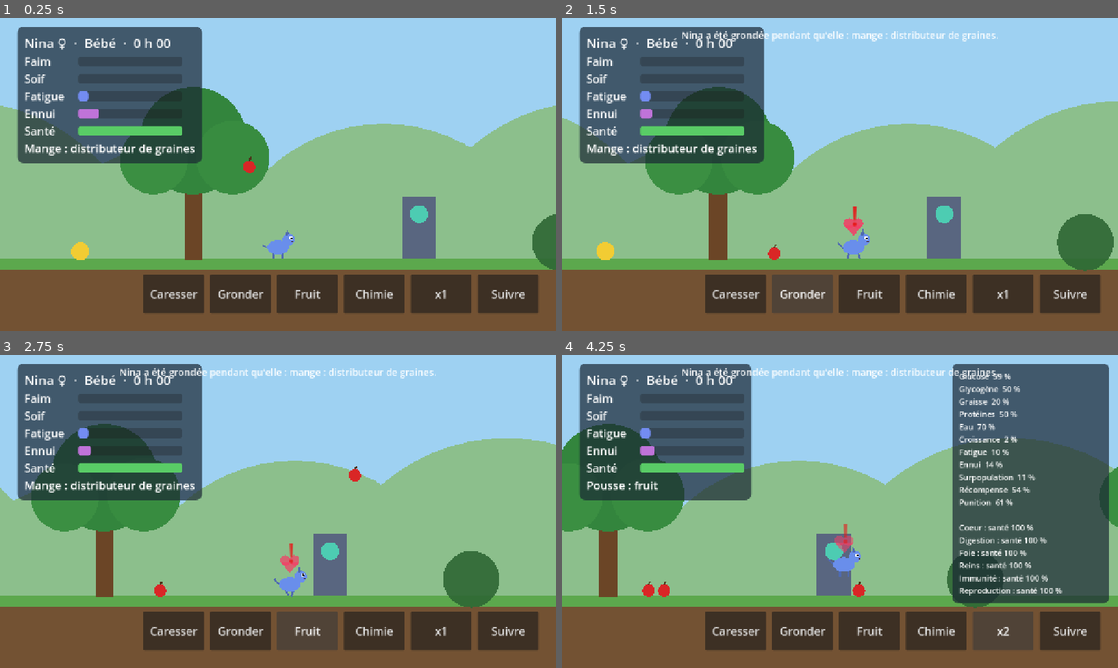
Above: before the commit, frames 1-4 (two rows, left to right).
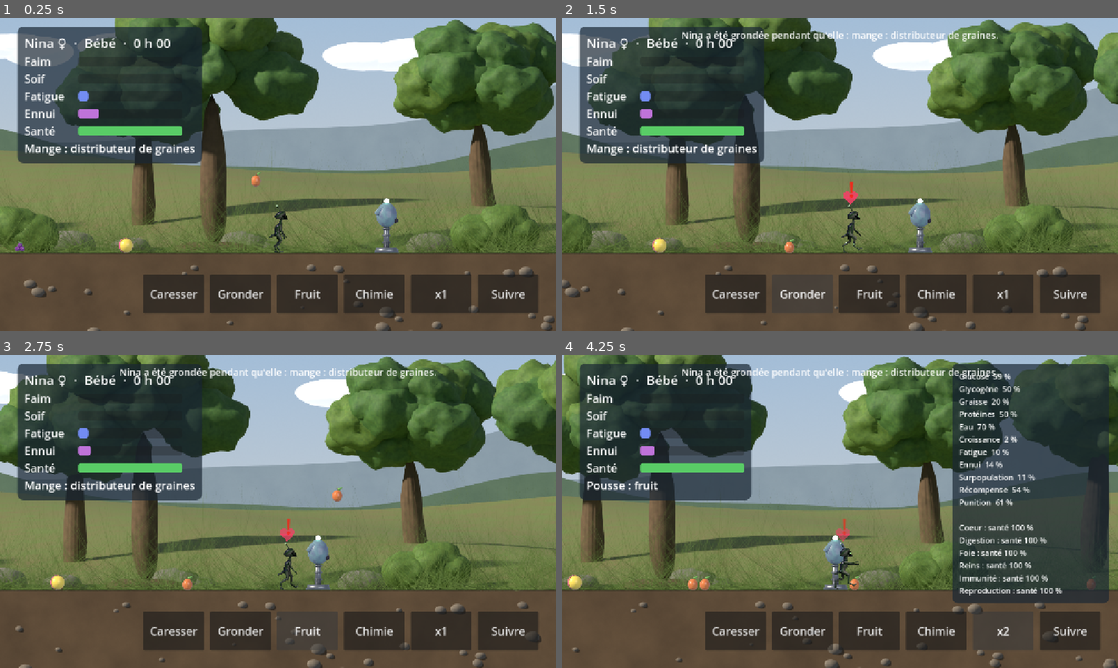
Above: after the commit, the same moments.

Repository: Ankool29/crealife
Game: Godot game, scene res://scenes/main.tscn
Two runs of this game, one before a commit and one after it. Both use one fixed random seed, a clock stepped at 60 frames per second and the inputs below.
Inputs:
- Up to frame 1 (0.25 s): no input
- Up to frame 2 (1.5 s): click "Caresser" at 0.5 s; click "Gronder" at 1.25 s
- Up to frame 3 (2.75 s): click "Fruit" at 2 s
- Up to frame 4 (4.25 s): click "Chimie" at 2.75 s; click "x1" at 3.5 s

The runs differ from the first frame. In frame 1, 78% of the frame differs, in the area x 0-100%, y 0-100%; in frame 2, 78%; in frame 3, 78%; in frame 4, 66%.

Commit message:
Phase 2 (graphismes) : sprites 3D animés, objets et décor en couches
- Créature bipède rendue en 22 images (repos, marche, manger, pousser,
  frapper, prendre, examiner, parler, dormir, mort) ; teinte génétique
  appliquée par un shader.
- Objets rendus en 3D : fruit, graine, baies, balle, pierre,
  distributeur allumé ou éteint.
- Décor du monde entier en deux couches avec parallaxe : ciel, nuages
  et collines au loin ; sol, herbe, arbres et buissons au premier plan.
- Scripts Blender corrigés pour tenir en mémoire (pas de modificateur
  de subdivision par objet).

Co-Authored-By: Claude Opus 5.5 <noreply@anthropic.com>
Claude-Session: https://claude.ai/code/session_01MAppfGnRnr8qw2kENJWVLu

Diff:
--- /dev/null
+++ b/assets/creature/creature.json
@@ -0,0 +1,51 @@
+{
+	"size": 240,
+	"px_per_unit": 126.31579105873851,
+	"anchor": [
+		113.68421035295049,
+		228.63158211747702
+	],
+	"animations": {
+		"repos": [
+			"repos_0.png",
+			"repos_1.png"
+		],
+		"marche": [
+			"marche_0.png",
+			"marche_1.png",
+			"marche_2.png",
+			"marche_3.png",
+			"marche_4.png",
+			"marche_5.png",
+			"marche_6.png",
+			"marche_7.png"
+		],
+		"manger": [
+			"manger_0.png",
+			"manger_1.png"
+		],
+		"pousser": [
+			"pousser_0.png",
+			"pousser_1.png"
+		],
+		"frapper": [
+			"frapper_0.png",
+			"frapper_1.png"
+		],
+		"prendre": [
+			"prendre_0.png"
+		],
+		"examiner": [
+			"examiner_0.png"
+		],
+		"parler": [
+			"parler_0.png"
+		],
+		"dormir": [
+			"dormir_0.png"
+		],
+		"mort": [
+			"mort_0.png"
+		]
+	}
+}
--- /dev/null
+++ b/assets/objects/objects.json
@@ -0,0 +1,58 @@
+{
+	"fruit": {
+		"size": 128,
+		"anchor": [
+			64,
+			115.2
+		],
+		"scale": 0.5
+	},
+	"graine": {
+		"size": 96,
+		"anchor": [
+			48,
+			86.4
+		],
+		"scale": 0.5
+	},
+	"baie": {
+		"size": 96,
+		"anchor": [
+			48,
+			86.4
+		],
+		"scale": 0.5
+	},
+	"balle": {
+		"size": 128,
+		"anchor": [
+			64,
+			115.2
+		],
+		"scale": 0.5
+	},
+	"pierre": {
+		"size": 128,
+		"anchor": [
+			64,
+			115.2
+		],
+		"scale": 0.5
+	},
+	"distributeur_on": {
+		"size": 320,
+		"anchor": [
+			160,
+			288.0
+		],
+		"scale": 0.5
+	},
+	"distributeur_off": {
+		"size": 320,
+		"anchor": [
+			160,
+			288.0
+		],
+		"scale": 0.5
+	}
+}
--- a/src/main.gd
+++ b/src/main.gd
@@ -32,16 +32,19 @@
 
 	creature_view = CreatureView.new()
 	creature_view.creature = _creature()
+	creature_view.z_index = 1
 	add_child(creature_view)
 
 	camera = Camera2D.new()
-	camera.position = Vector2(_creature().x, -150.0)
-	camera.zoom = Vector2(1.3, 1.3)
+	camera.position = Vector2(_creature().x, -180.0)
+	camera.zoom = Vector2(1.0, 1.0)
 	camera.limit_left = 0
 	camera.limit_right = int(world.width)
 	camera.limit_bottom = 200
+	camera.limit_top = -560
 	add_child(camera)
 	camera.make_current()
+	world_view.camera = camera
 
 	hud = Hud.new()
 	add_child(hud)
--- a/src/sim/creature_sim.gd
+++ b/src/sim/creature_sim.gd
@@ -89,6 +89,11 @@
 
 func get_verb() -> int:
 	return brain.verb
+
+
+## Vrai pendant le court instant qui suit une action sur un objet (animation).
+func is_acting() -> bool:
+	return alive and _done and brain.verb != Verb.DORMIR
 
 
 func is_asleep() -> bool:
--- a/src/view/creature_view.gd
+++ b/src/view/creature_view.gd
@@ -1,28 +1,68 @@
 class_name CreatureView
 extends Node2D
-## Dessine une créature à partir de son état de simulation (formes procédurales,
-## aucune image nécessaire pour l'instant).
+## Affiche une créature avec les sprites rendus en 3D : l'animation suit le
+## verbe en cours, la teinte vient du gène d'apparence.
 
 const Verb = Brain.Verb
+const WALK_FPS := 10.0
+const ACTION_ANIM := {
+	Verb.MANGER: "manger", Verb.POUSSER: "pousser", Verb.TIRER: "pousser",
+	Verb.FRAPPER: "frapper", Verb.PRENDRE: "prendre", Verb.LACHER: "prendre",
+	Verb.EXAMINER: "examiner", Verb.PARLER: "parler",
+}
 
-var creature: CreatureSim
+var creature: CreatureSim:
+	set(value):
+		creature = value
+		_t = 0.0
+
+var _sprite := Sprite2D.new()
+var _material := ShaderMaterial.new()
 var _t := 0.0
+
+
+func _ready() -> void:
+	SpriteLibrary.ensure()
+	_material.shader = preload("res://src/view/shaders/creature.gdshader")
+	_sprite.material = _material
+	_sprite.centered = false
+	_sprite.offset = -SpriteLibrary.creature_anchor
+	add_child(_sprite)
 
 
 func _process(delta: float) -> void:
 	if creature == null:
 		return
 	_t += delta
-	var hop := 0.0
-	if creature.alive and creature.get_verb() in [Verb.POUSSER, Verb.FRAPPER]:
-		hop = -absf(sin(_t * 7.0)) * 35.0
-	position = Vector2(creature.x, hop)
+	var c := creature
+	position = Vector2(c.x, 0.0)
+	var anim := _animation()
+	var frames: Array = SpriteLibrary.creature_frames[anim]
+	var fps := WALK_FPS if anim == "marche" else 2.0
+	_sprite.texture = frames[int(_t * fps) % frames.size()]
+	var s := SpriteLibrary.creature_scale * c.body_size()
+	_sprite.scale = Vector2(s * c.facing, s)     # retourné quand elle regarde à gauche
+	_material.set_shader_parameter("hue_shift", c.hue)
+	_material.set_shader_parameter("desaturate", 0.0 if c.alive else 0.75)
 	queue_redraw()
+
+
+func _animation() -> String:
+	var c := creature
+	if not c.alive:
+		return "mort"
+	if c.is_asleep():
+		return "dormir"
+	if c.is_moving:
+		return "marche"
+	if c.is_acting() and ACTION_ANIM.has(c.get_verb()):
+		return ACTION_ANIM[c.get_verb()]
+	return "repos"
 
 
 ## Point central du corps en coordonnées monde (pour savoir si on la touche).
 func body_center() -> Vector2:
-	return position + Vector2(0, -45.0 * creature.body_size())
+	return position + Vector2(0, -95.0 * creature.body_size())
 
 
 func _draw() -> void:
@@ -30,52 +70,18 @@
 		return
 	var c := creature
 	var sz := c.body_size()
-	var col := Color.from_hsv(c.hue, 0.55, 0.92)
-	if not c.alive:
-		col = col.lerp(Color(0.55, 0.55, 0.55), 0.7)   # morte : couleurs éteintes
-	var dark := col.darkened(0.25)
-	var sleeping := c.alive and c.get_verb() == Verb.DORMIR
-	# Morte : couchée sur le flanc
-	var rot := -PI / 2.0 * c.facing if not c.alive else 0.0
-	var base := Vector2(0, -14 * sz) if not c.alive else Vector2.ZERO
-
-	draw_set_transform(base, rot, Vector2(c.facing * sz, sz))
-
-	# Pattes (animées en marche)
-	var swing := sin(_t * 12.0) * 10.0 if c.is_moving else 0.0
-	draw_line(Vector2(-14, -22), Vector2(-14 + swing, 0), dark, 7.0)
-	draw_line(Vector2(14, -22), Vector2(14 - swing, 0), dark, 7.0)
-	# Queue
-	draw_line(Vector2(-34, -38), Vector2(-52, -52 + sin(_t * 4.0) * 6.0), dark, 6.0)
-	# Corps (ellipse via une transformation locale)
-	draw_set_transform(base + (Vector2(0, -40) * sz).rotated(rot), rot, Vector2(c.facing * sz * 1.5, sz))
-	draw_circle(Vector2.ZERO, 24.0, col)
-	draw_set_transform(base, rot, Vector2(c.facing * sz, sz))
-	# Tête
-	var head := Vector2(36, -66)
-	if sleeping:
-		head = Vector2(36, -48)
-	draw_circle(head, 20.0, col)
-	draw_colored_polygon(PackedVector2Array([head + Vector2(-10, -14), head + Vector2(-6, -38), head + Vector2(2, -16)]), dark)
-	# Œil
-	if sleeping or not c.alive:
-		draw_line(head + Vector2(2, -4), head + Vector2(13, -4), Color(0.1, 0.1, 0.1), 3.0)
-	else:
-		draw_circle(head + Vector2(7, -5), 6.0, Color.WHITE)
-		draw_circle(head + Vector2(9, -5), 3.0, Color(0.1, 0.1, 0.1))
-	# Bouche
-	draw_line(head + Vector2(10, 8), head + Vector2(17, 6), Color(0.25, 0.1, 0.1), 2.0)
-
-	# Indicateurs (dessinés sans miroir)
-	draw_set_transform(Vector2.ZERO, 0.0, Vector2.ONE)
 	var font := ThemeDB.fallback_font
-	if sleeping:
-		var zy := -100.0 - fmod(_t * 20.0, 30.0)
-		draw_string(font, Vector2(30, zy) * sz, "z z", HORIZONTAL_ALIGNMENT_LEFT, -1, 30, Color(1, 1, 1, 0.9))
-	if c.level("Récompense") > 0.05:
-		_draw_heart(Vector2(0, -120) * sz, Color(0.95, 0.25, 0.4, c.level("Récompense")))
-	if c.level("Punition") > 0.05:
-		draw_string(font, Vector2(-8, -110) * sz, "!", HORIZONTAL_ALIGNMENT_LEFT, -1, 48, Color(0.9, 0.1, 0.1, c.level("Punition")))
+	if c.is_asleep():
+		var zy := -150.0 - fmod(_t * 20.0, 30.0)
+		draw_string(font, Vector2(40, zy) * sz, "z z", HORIZONTAL_ALIGNMENT_LEFT, -1, 32, Color(1, 1, 1, 0.9))
+	if c.alive and c.get_verb() == Verb.PARLER and c.is_acting():
+		draw_string(font, Vector2(20, -230) * sz, "?!", HORIZONTAL_ALIGNMENT_LEFT, -1, 34, Color(1, 1, 1, 0.95))
+	var reward := c.level("Récompense")
+	if reward > 0.05:
+		_draw_heart(Vector2(0, -250) * sz, Color(0.95, 0.25, 0.4, minf(reward, 1.0)))
+	var punish := c.level("Punition")
+	if punish > 0.05:
+		draw_string(font, Vector2(-8, -240) * sz, "!", HORIZONTAL_ALIGNMENT_LEFT, -1, 52, Color(0.95, 0.15, 0.1, minf(punish, 1.0)))
 
 
 func _draw_heart(p: Vector2, col: Color) -> void:
--- /dev/null
+++ b/src/view/shaders/creature.gdshader
@@ -0,0 +1,18 @@
+shader_type canvas_item;
+// Teinte génétique : fait tourner la couleur autour de l'axe des gris
+// (la luminosité et les reflets du rendu 3D sont conservés).
+
+uniform float hue_shift = 0.0;      // en tours (0 à 1)
+uniform float desaturate = 0.0;     // 1 = gris (créature morte)
+
+void fragment() {
+	vec4 c = texture(TEXTURE, UV);
+	float a = hue_shift * 6.2831853;
+	float cs = cos(a);
+	float sn = sin(a);
+	vec3 k = vec3(0.57735);
+	vec3 rgb = c.rgb * cs + cross(k, c.rgb) * sn + k * dot(k, c.rgb) * (1.0 - cs);
+	float grey = dot(rgb, vec3(0.299, 0.587, 0.114));
+	rgb = mix(rgb, vec3(grey) * 0.8, desaturate);
+	COLOR = vec4(rgb, c.a) * COLOR;
+}
--- /dev/null
+++ b/src/view/sprite_library.gd
@@ -0,0 +1,46 @@
+class_name SpriteLibrary
+extends RefCounted
+## Charge une seule fois les sprites rendus avec Blender (dossier assets/)
+## et leurs points d'ancrage (le sol).
+
+const CREATURE_DIR := "res://assets/creature/"
+const OBJECTS_DIR := "res://assets/objects/"
+## Échelle du monde : 1 unité Blender = 120 pixels de jeu.
+const WORLD_PX_PER_UNIT := 120.0
+
+static var creature_frames := {}        # animation -> Array[Texture2D]
+static var creature_anchor := Vector2.ZERO
+static var creature_scale := 1.0        # pixels de sprite -> pixels du monde
+static var objects := {}                # nom -> {texture, anchor, scale}
+static var _loaded := false
+
+
+static func ensure() -> void:
+	if _loaded:
+		return
+	_loaded = true
+	var m: Dictionary = (load(CREATURE_DIR + "creature.json") as JSON).data
+	creature_anchor = Vector2(m.anchor[0], m.anchor[1])
+	creature_scale = WORLD_PX_PER_UNIT / float(m.px_per_unit)
+	for anim in m.animations:
+		var frames: Array[Texture2D] = []
+		for f in m.animations[anim]:
+			frames.append(load(CREATURE_DIR + f))
+		creature_frames[anim] = frames
+	var o: Dictionary = (load(OBJECTS_DIR + "objects.json") as JSON).data
+	for name in o:
+		objects[name] = {
+			"texture": load(OBJECTS_DIR + name + ".png"),
+			"anchor": Vector2(o[name].anchor[0], o[name].anchor[1]),
+			"scale": float(o[name].scale),
+		}
+
+
+## Place un Sprite2D pour que son point d'ancrage tombe sur l'origine du nœud.
+static func setup_object_sprite(sprite: Sprite2D, sprite_name: String) -> void:
+	ensure()
+	var info: Dictionary = objects[sprite_name]
+	sprite.texture = info.texture
+	sprite.centered = false
+	sprite.scale = Vector2.ONE * info.scale
+	sprite.offset = -info.anchor
--- a/src/view/world_view.gd
+++ b/src/view/world_view.gd
@@ -1,50 +1,56 @@
 class_name WorldView
 extends Node2D
-## Dessine le décor et les fruits. Le sol est à y = 0, le ciel vers les y négatifs.
+## Décor rendu en 3D (deux couches, la lointaine défile plus lentement)
+## et sprites des objets, synchronisés avec la simulation.
 
-const GROUND_DEPTH := 600.0
+const DECOR_DIR := "res://assets/decor/"
+const DECOR_TOP := -560.0          # haut des images de décor, en pixels de jeu
+const FAR_PARALLAX := 0.4          # la couche lointaine se déplace à 40 % de la caméra
 
 var world: WorldSim
+var camera: Camera2D
+
+var _far := Sprite2D.new()
+var _near := Sprite2D.new()
+var _sprites := {}                 # id d'objet -> Sprite2D
+var _objects_layer := Node2D.new()
+
+
+func _ready() -> void:
+	for s in [_far, _near]:
+		s.centered = false
+		add_child(s)
+	_far.texture = load(DECOR_DIR + "decor_lointain.png")
+	_near.texture = load(DECOR_DIR + "decor_proche.png")
+	_far.z_index = -20
+	_near.z_index = -10
+	_near.position = Vector2(0, DECOR_TOP)
+	add_child(_objects_layer)
 
 
 func _process(_delta: float) -> void:
-	queue_redraw()
-
-
-func _draw() -> void:
 	if world == null:
 		return
-	var w := world.width
-	# Collines lointaines
-	for i in 8:
-		var hx := w * (i + 0.5) / 8.0
-		draw_circle(Vector2(hx, 60.0), 260.0 + (i % 3) * 40.0, Color(0.55, 0.75, 0.55))
-	# Sol
-	draw_rect(Rect2(-400.0, 0.0, w + 800.0, GROUND_DEPTH), Color(0.45, 0.32, 0.2))
-	draw_rect(Rect2(-400.0, 0.0, w + 800.0, 18.0), Color(0.36, 0.66, 0.3))
-	# Arbres
-	for tx in world.trees:
-		draw_rect(Rect2(tx - 16.0, -170.0, 32.0, 172.0), Color(0.42, 0.27, 0.15))
-		draw_circle(Vector2(tx, -210.0), 95.0, Color(0.2, 0.52, 0.24))
-		draw_circle(Vector2(tx - 70.0, -175.0), 60.0, Color(0.23, 0.56, 0.26))
-		draw_circle(Vector2(tx + 70.0, -180.0), 65.0, Color(0.22, 0.55, 0.25))
-	# Objets (formes provisoires, remplacées par les sprites 3D)
+	if camera:
+		# Couche lointaine : centrée quand la caméra est au milieu du monde
+		var far_w := float(_far.texture.get_width())
+		var half := world.width * 0.5
+		_far.position = Vector2(half - far_w * 0.5 + (camera.position.x - half) * (1.0 - FAR_PARALLAX), DECOR_TOP)
+	var seen := {}
 	for o in world.objects:
-		var p := Vector2(o.x, -o.h - 10.0)
-		match o.type_name:
-			"fruit":
-				draw_circle(p, 11.0, Color(0.85, 0.15, 0.15))
-				draw_line(p + Vector2(0, -10), p + Vector2(3, -17), Color(0.3, 0.2, 0.1), 3.0)
-			"graine":
-				draw_circle(p + Vector2(0, 4), 6.0, Color(0.8, 0.65, 0.3))
-			"baie":
-				draw_circle(p + Vector2(0, 2), 8.0, Color(0.45, 0.15, 0.6))
-			"balle":
-				draw_circle(p + Vector2(0, -4), 16.0, Color(0.95, 0.8, 0.2))
-			"pierre":
-				draw_circle(p + Vector2(0, 4), 14.0, Color(0.5, 0.5, 0.5))
-			"distributeur":
-				draw_rect(Rect2(o.x - 30, -110, 60, 110), Color(0.35, 0.4, 0.5))
-				draw_circle(Vector2(o.x, -80), 16.0, Color(0.3, 0.8, 0.7) if o.cooldown <= 0.0 else Color(0.3, 0.3, 0.3))
-	for bx in world.bushes:
-		draw_circle(Vector2(bx, -30), 50.0, Color(0.18, 0.4, 0.2, 0.9))
+		seen[o.id] = true
+		var s: Sprite2D = _sprites.get(o.id)
+		if s == null:
+			s = Sprite2D.new()
+			_objects_layer.add_child(s)
+			_sprites[o.id] = s
+		var sprite_name := o.type_name
+		if o.type_name == "distributeur":
+			sprite_name = "distributeur_on" if o.cooldown <= 0.0 else "distributeur_off"
+		SpriteLibrary.setup_object_sprite(s, sprite_name)
+		s.position = Vector2(o.x, -o.h)
+		s.z_index = 5 if o.holder != null else 0
+	for id in _sprites.keys():
+		if not seen.has(id):
+			_sprites[id].queue_free()
+			_sprites.erase(id)
Binary file added: assets/creature/dormir_0.png
Not shown, added: assets/creature/dormir_0.png.import
Binary file added: assets/creature/examiner_0.png
Not shown, added: assets/creature/examiner_0.png.import
Binary file added: assets/creature/frapper_0.png
Not shown, added: assets/creature/frapper_0.png.import
Binary file added: assets/creature/frapper_1.png
Not shown, added: assets/creature/frapper_1.png.import
Binary file added: assets/creature/manger_0.png
Not shown, added: assets/creature/manger_0.png.import
Binary file added: assets/creature/manger_1.png
Not shown, added: assets/creature/manger_1.png.import
(and 50 more such lines)
